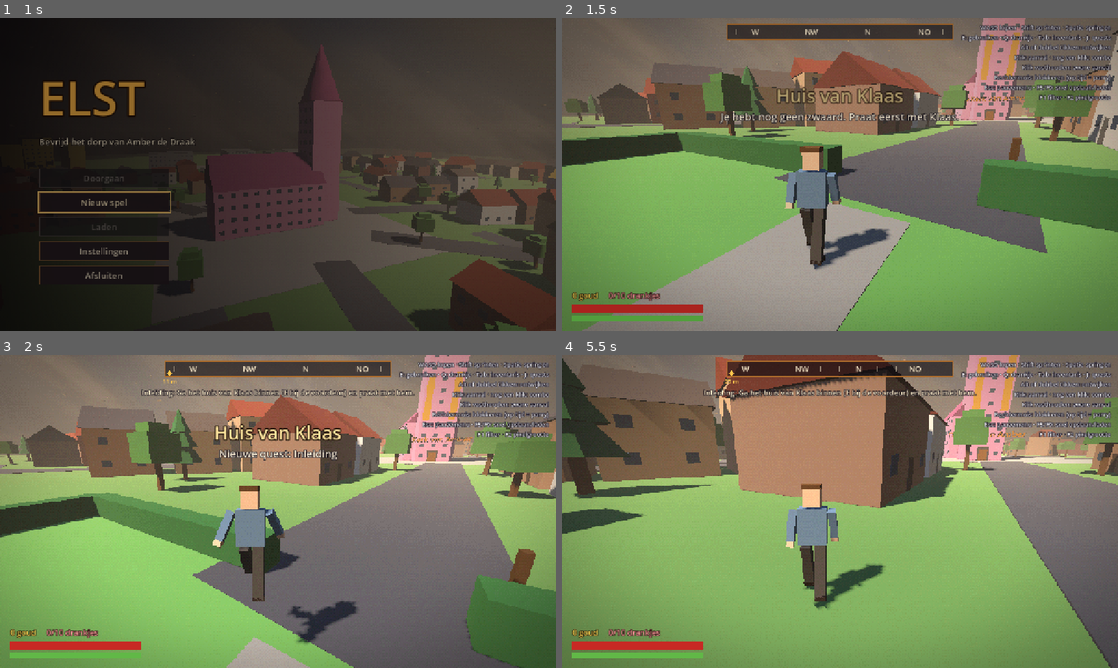
Above: before the commit, frames 1-4 (two rows, left to right).
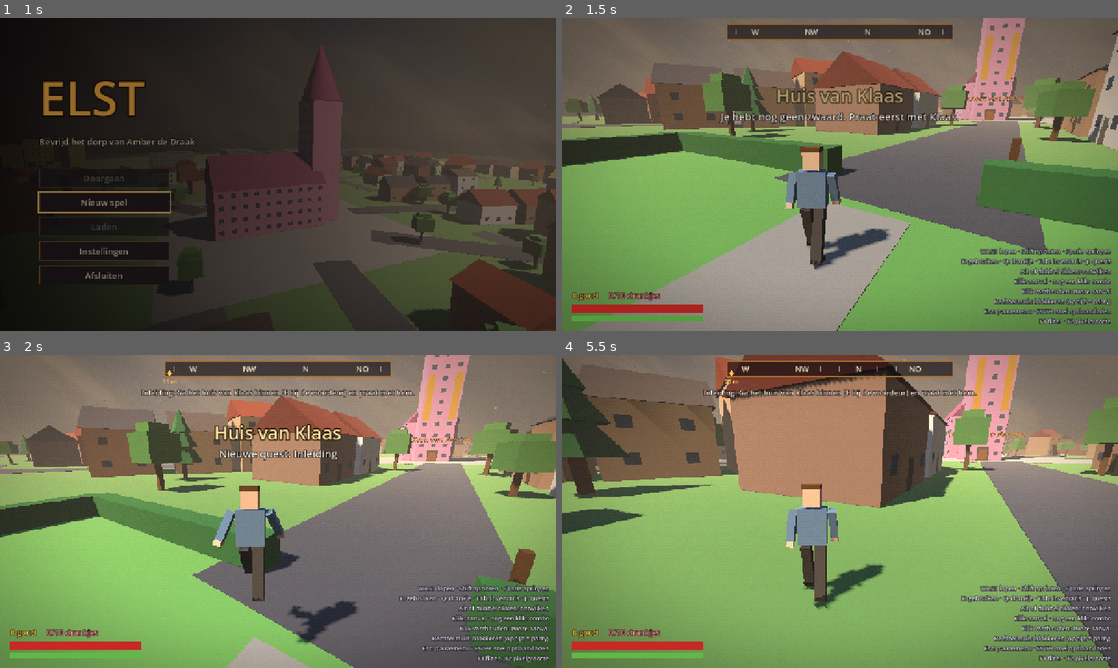
Above: after the commit, the same moments.

Repository: J0C0M/ElstTheGame
Game: Godot game, scene res://scenes/main/Main.tscn
The game is run twice, just before and just after one commit, with the same random seed, the same clock (stepped at 60 frames per second) and the same inputs.
Inputs (mouse positions are in pixels of both pictures, inside the frame that each line leads up to):
- Up to frame 1 (1 s): move the mouse to (400, 158) at 0.52 s; press the mouse at (400, 158) at 0.53 s; hold D (move_right) from 0.53 s (still down); tap Space (jump) at 0.77 s
- Up to frame 2 (1.5 s): move the mouse to (812, 174) at 1.27 s; release D (move_right) at 1.28 s; release the mouse at (812, 174) at 1.28 s; hold W (move_forward) from 1.28 s (still down); right-click (812, 174) at 1.35 s
- Up to frame 3 (2 s): keep holding W (move_forward); tap Space (jump) at 1.52 s
- Up to frame 4 (5.5 s): keep holding W (move_forward); move the mouse to (851, 505) at 2.02 s; hold Alt (dodge) 2.03-2.78 s; move the mouse to (834, 517) at 2.77 s; tap E (interact) at 2.85 s; tap Space (jump) at 3.02, 3.77, 4.52 s; move the mouse to (878, 514) at 3.52 s; hold J (quest_log) 3.53-4.28 s; move the mouse to (795, 508) at 4.27 s; tap Shift (sprint) at 4.35 s; move the mouse to (845, 511) at 5.02 s; hold Q (use_potion) from 5.03 s (still down)

Frame 1 is identical in both runs. In frame 2, 4.2% of the frame differs, in the area x 71-99%, y 2-99%; in frame 3, 3.9%; in frame 4, 4.1%.

Commit message:
Move the controls help to the bottom right, clear of the objective

Diff:
--- a/scenes/main/Main.tscn
+++ b/scenes/main/Main.tscn
@@ -30,12 +30,15 @@
 
 [node name="ControlsHelp" type="Label" parent="UI"]
 anchor_left = 1.0
+anchor_top = 1.0
 anchor_right = 1.0
+anchor_bottom = 1.0
 offset_left = -420.0
-offset_top = 12.0
+offset_top = -190.0
 offset_right = -16.0
-offset_bottom = 190.0
+offset_bottom = -12.0
 grow_horizontal = 0
+grow_vertical = 0
 theme_override_colors/font_color = Color(1, 1, 1, 0.9)
 theme_override_colors/font_outline_color = Color(0.08, 0.06, 0.12, 1)
 theme_override_constants/outline_size = 5
@@ -49,6 +52,7 @@
 Esc: pauzemenu · F5/F9: snel opslaan/laden
 F1 filter · F2 pixelgrootte"
 horizontal_alignment = 2
+vertical_alignment = 2
 
 [node name="Menus" type="Control" parent="UI"]
 anchors_preset = 15
